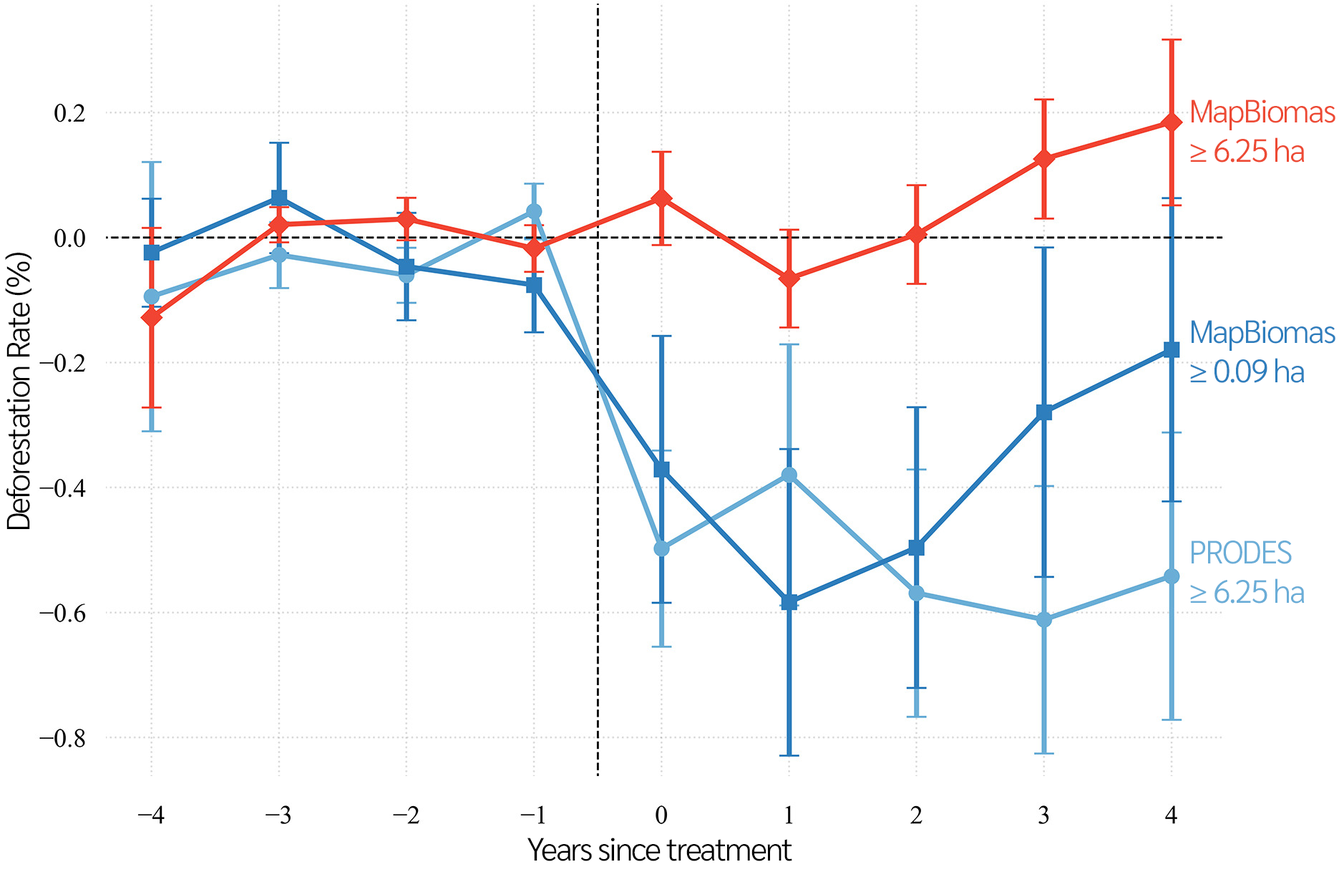
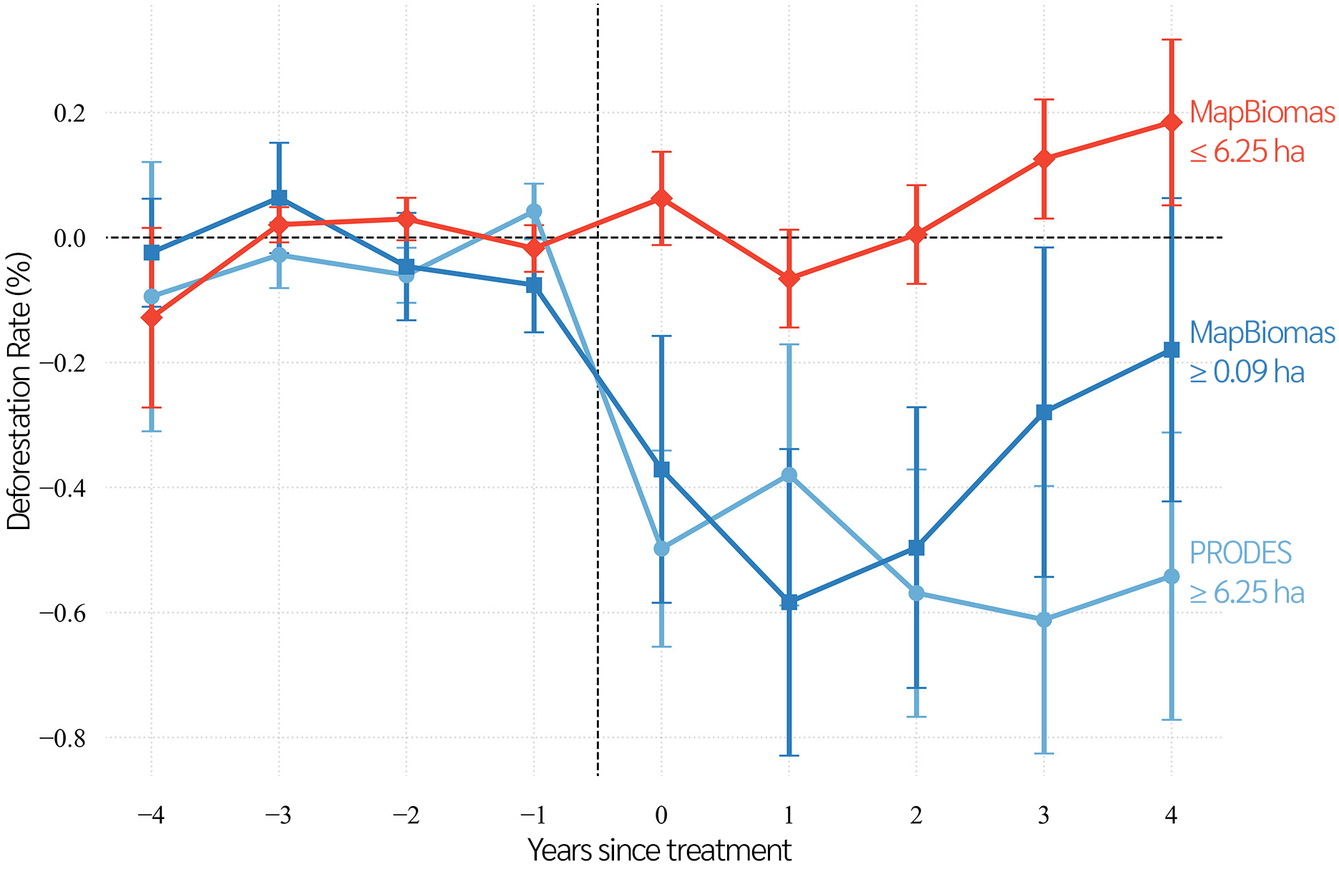
Layers edited between the first and the second 1339px x 872px image:
renamed "MapBiomas ≥ 6.25 ha" to "MapBiomas ≤ 6.25 ha", painted on it over [1190, 143, 1207, 159]
